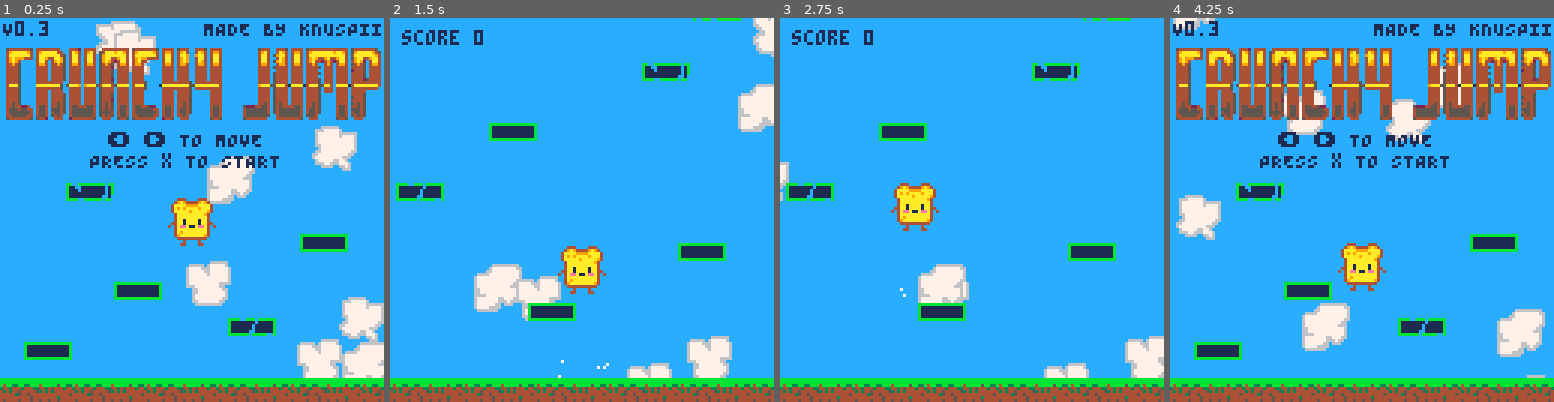
Above: before the commit, frames 1-4 (left to right).
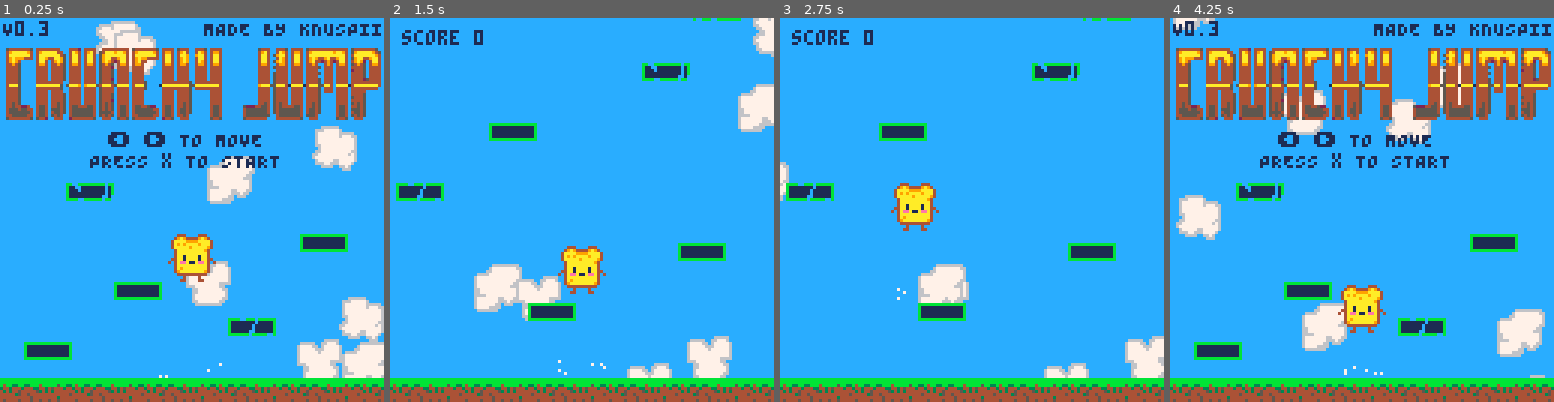
Above: after the commit, the same moments.

Repository: Knuspii/crunchy-jump
Game: PICO-8 cartridge crunchy_jump.p8
Same seed, same stepped clock (60 frames per second), same inputs: the game is played once before the commit and once after it.
Inputs:
- Up to frame 1 (0.25 s): no input
- Up to frame 2 (1.5 s): tap X (X key) at 1.07 s
- Up to frame 3 (2.75 s): hold Left 1.97-2.37 s; tap X (X key) at 2.07, 2.4, 2.73 s
- Up to frame 4 (4.25 s): hold Right 2.87-3.53 s; tap X (X key) every 0.33 s from 3.07 to 4.07 s; hold Right from 4.13 s (still down)

The runs differ from the first frame. In frame 1, 2.3% of the frame differs, in the area x 25-100%, y 1-94%; in frame 2, 0.2%; in frame 3, 0.2%; in frame 4, 2.3%.

Commit message:
Code cleanup
Also changed particles and clouds

Diff:
--- a/crunchy_jump.p8
+++ b/crunchy_jump.p8
@@ -38,81 +38,60 @@
 -- 03 = coin
 -- 04 = platform broken
 
-
 function _init()
-
     mode="menu"
-
     setup_game()
-
-end
-
+end
 
 --------------------------------------------------
 -- SETUP GAME
 --------------------------------------------------
 
 function setup_game()
-
     player={
         x=56,
         y=100,
-
         w=16,
         h=16,
-
         hw=12,
         hh=14,
-
         dx=0,
         dy=0,
         sprite=2
     }
 
-
     gravity=0.25
-
     normal_jump=-5.5
     boost_jump=-8.5
-
     jump=normal_jump
-
     camera_y=0
-
     height_score=0
     coin_score=0
     score=0
-
     game_over=false
-
     platforms={}
     particles={}
     items={}
     clouds={}
 
-
     ------------------------------------------------
     -- CLOUDS
     ------------------------------------------------
 
     setup_clouds()
 
-
     ------------------------------------------------
     -- GAME START GROUND
     ------------------------------------------------
 
     if mode=="game" then
-
         add_platform(
             0,
             120,
             128,
             "ground"
         )
-
-    end
-
+    end
 
     ------------------------------------------------
     -- GAME PLATFORMS
@@ -120,36 +99,22 @@
 
     local y=95
 
-
     for i=1,20 do
-
         local pw=16
         local px=flr(rnd(113))
-
         local type="normal"
 
-
         if rnd(1)<0.25 then
-
             local r=flr(rnd(3))
 
-
             if r==0 then
-
                 type="broken1"
-
             elseif r==1 then
-
                 type="broken2"
-
             else
-
                 type="broken3"
-
             end
-
-        end
-
+        end
 
         add_platform(
             px,
@@ -158,31 +123,23 @@
             type
         )
 
-
         y-=20
-
-    end
-
+    end
 
     ------------------------------------------------
     -- MENU SETUP
     ------------------------------------------------
 
     if mode=="menu" then
-
         setup_menu()
-
-    end
-
-end
-
+    end
+end
 
 --------------------------------------------------
 -- CLOUD SETUP
 --------------------------------------------------
 
 function setup_clouds()
-
     clouds={}
 
     local cloud_sprites={
@@ -193,83 +150,60 @@
     }
 
     for i=1,12 do
-
         add(
             clouds,
             {
                 x=flr(rnd(128)),
-
                 -- position relative to camera
                 offset_y=flr(rnd(220))-60,
-
                 sprite=cloud_sprites[
                     flr(rnd(4))+1
                 ],
-
                 -- horizontal speed
                 dx=0.15+rnd(0.35)
             }
         )
-
-    end
-
-end
-
+    end
+end
 
 --------------------------------------------------
 -- UPDATE CLOUDS
 --------------------------------------------------
 
 function update_clouds()
-
     for cloud in all(clouds) do
-
         ------------------------------------------------
         -- HORIZONTAL MOVEMENT
         ------------------------------------------------
 
         cloud.x+=cloud.dx
 
-
         if cloud.x>128 then
-
             cloud.x=-32
-
-        end
-
+        end
 
         ------------------------------------------------
         -- KEEP CLOUDS AROUND CAMERA
         ------------------------------------------------
 
         if cloud.offset_y>180 then
-
             cloud.offset_y=
                 -60+rnd(40)
-
-        end
-
+        end
 
         if cloud.offset_y<-80 then
-
             cloud.offset_y=
                 140+rnd(60)
-
-        end
-
-    end
-
-end
-
+        end
+    end
+end
 
 --------------------------------------------------
 -- DRAW CLOUDS
 --------------------------------------------------
 
 function draw_clouds()
-
     for cloud in all(clouds) do
-
         spr(
             cloud.sprite,
             cloud.x,
@@ -277,114 +211,78 @@
             2,
             2
         )
-
-    end
-
-end
-
+    end
+end
 
 --------------------------------------------------
 -- START GAME
 --------------------------------------------------
 
 function start_game()
-
     mode="game"
-
     setup_game()
-
-end
-
+end
 
 --------------------------------------------------
 -- PLATFORM
 --------------------------------------------------
 
 function add_platform(x,y,w,type)
-
     local p={
-
         x=x,
         y=y,
-
         w=w,
         h=16,
-
         type=type
-
     }
-
 
     add(
         platforms,
         p
     )
 
-
     ------------------------------------------------
     -- NO ITEMS IN MENU
     ------------------------------------------------
 
     if mode=="menu" then
-
         return
-
-    end
-
+    end
 
     ------------------------------------------------
     -- GROUND
     ------------------------------------------------
 
     if type=="ground" then
-
         return
-
-    end
-
+    end
 
     ------------------------------------------------
     -- ITEM CHANCE
     ------------------------------------------------
 
     if rnd(1)<0.30 then
-
         spawn_item(p)
-
-    end
-
-end
-
+    end
+end
 
 --------------------------------------------------
 -- ITEM
 --------------------------------------------------
 
 function spawn_item(p)
-
     local r=rnd(1)
-
     local type
 
-
     if r<0.15 then
-
         type="spike1"
-
     elseif r<0.30 then
-
         type="spike2"
-
     elseif r<0.65 then
-
         type="coin"
-
     else
-
         type="boost"
-
-    end
-
+    end
 
     ------------------------------------------------
     -- ITEM 8x8
@@ -393,23 +291,15 @@
     local ix=
         p.x+flr(rnd(9))
 
-
     add(items,{
-
         x=ix,
         y=p.y-8,
-
         w=8,
         h=8,
-
         type=type,
-
         platform=p
-
     })
-
-end
-
+end
 
 --------------------------------------------------
 -- PARTICLES
@@ -423,253 +313,160 @@
     col,
     life
 )
-
     add(particles,{
-
         x=x,
         y=y,
-
         dx=dx,
         dy=dy,
-
         col=col,
-
         life=life,
         maxlife=life
-
     })
-
-end
-
+end
 
 function jump_particles(x,y)
-
     for i=1,7 do
-
         local side=1
 
-
         if i%2==0 then
-
             side=-1
-
-        end
-
+        end
 
         add_particle(
-
             x+8+side*flr(rnd(4)),
             y+15,
-
             side*(0.3+rnd(0.8)),
             -0.3-rnd(0.8),
-
             7,
-
             10+flr(rnd(8))
-
-        )
-
-    end
-
-end
-
-
---------------------------------------------------
--- BOOST PARTICLES
---------------------------------------------------
+        )
+    end
+end
 
 function boost_particles(x,y)
-
     for i=1,60 do
-
         local a=rnd(1)*6.28
         local spd=0.5+rnd(2)
 
-
         add_particle(
-
             x+8,
             y+8,
-
             cos(a)*spd,
             sin(a)*spd-1,
-
             10,
-
             15+flr(rnd(15))
-
-        )
-
-    end
-
-end
-
+        )
+    end
+end
 
 function broken_particles(x,y)
-
-    for i=1,14 do
-
+    for i=1,60 do
         add_particle(
-
             x+8+rnd(16)-8,
             y+8+rnd(12)-6,
-
             rnd(2)-1,
             -1-rnd(2),
-
             11,
-
             12+flr(rnd(10))
-
-        )
-
-    end
-
-end
-
+        )
+    end
+end
 
 --------------------------------------------------
 -- PARTICLES UPDATE
 --------------------------------------------------
 
 function update_particles()
-
     for p in all(particles) do
-
         p.x+=p.dx
         p.y+=p.dy
-
         p.dy+=0.12
-
         p.life-=1
 
-
         if p.life<=0 then
-
             del(
                 particles,
                 p
             )
-
-        end
-
-    end
-
-end
-
+        end
+    end
+end
 
 function draw_particles()
-
     for p in all(particles) do
-
         if p.life>p.maxlife*0.5 then
-
             pset(
                 p.x,
                 p.y,
                 p.col
             )
-
         elseif p.life%2==0 then
-
             pset(
                 p.x,
                 p.y,
                 p.col
             )
-
-        end
-
-    end
-
-end
-
+        end
+    end
+end
 
 --------------------------------------------------
 -- UPDATE
 --------------------------------------------------
 
 function _update()
-
     ------------------------------------------------
     -- CLOUDS
     ------------------------------------------------
 
     update_clouds()
 
-
     ------------------------------------------------
     -- MENU
     ------------------------------------------------
 
     if mode=="menu" then
-
         update_menu()
-
         update_particles()
-
         return
-
-    end
-
+    end
 
     ------------------------------------------------
     -- GAME OVER
     ------------------------------------------------
 
     if mode=="gameover" then
-
         update_particles()
 
-
         if btnp(❎) then
-
             mode="menu"
-
             setup_game()
-
-        end
-
+        end
 
         return
-
-    end
-
+    end
 
     ------------------------------------------------
     -- GAME
     ------------------------------------------------
 
     update_player()
-
     update_camera()
-
     update_platforms()
-
     update_items()
-
     update_particles()
 
-
     ------------------------------------------------
     -- FALL OUT OF SCREEN
     ------------------------------------------------
 
     if player.y-camera_y>128-16 then
-
         game_over=true
-
         mode="gameover"
-
         player.sprite=6
-
         sfx(1)
-
         return
-
-    end
-
+    end
 
     ------------------------------------------------
     -- HEIGHT SCORE
@@ -680,135 +477,96 @@
         flr(-camera_y/10)
     )
 
-
     score=
         height_score+
         coin_score
-
-end
-
+end
 
 --------------------------------------------------
 -- MENU UPDATE
 --------------------------------------------------
 
 function update_menu()
-
     ------------------------------------------------
     -- HORIZONTAL MOVEMENT
     ------------------------------------------------
 
     player.dx*=0.82
-
     player.x+=player.dx
 
-
     ------------------------------------------------
     -- SCREEN WRAP
     ------------------------------------------------
 
     if player.x < -player.w then
-
         player.x=128
-
-    end
-
+    end
 
     if player.x > 128 then
-
         player.x=-player.w
-
-    end
-
+    end
 
     ------------------------------------------------
     -- GRAVITY
     ------------------------------------------------
 
     player.dy+=gravity
-
     player.y+=player.dy
 
-
     ------------------------------------------------
     -- SPRITE
     ------------------------------------------------
 
     if player.dy < -0.5 then
-
         player.sprite=0
-
     elseif player.dy > 0.5 then
-
         player.sprite=4
-
     else
-
         player.sprite=2
-
-    end
-
+    end
 
     ------------------------------------------------
     -- NO PLATFORM COLLISION
     ------------------------------------------------
 
     if player.y>104 then
-
         player.y=104
-
         player.dy=normal_jump
-
         player.sprite=2
-
 
         jump_particles(
             player.x,
             player.y
         )
-
-    end
-
+    end
 
     ------------------------------------------------
     -- START
     ------------------------------------------------
 
     if btnp(❎) then
-
         start_game()
-
-    end
-
-end
-
+    end
+end
 
 --------------------------------------------------
 -- PLAYER
 --------------------------------------------------
 
 function update_player()
-
     ------------------------------------------------
     -- MOVEMENT
     ------------------------------------------------
 
     if btn(⬅️) then
-
         player.dx-=0.35
-
-    end
-
+    end
 
     if btn(➡️) then
-
         player.dx+=0.35
-
-    end
-
+    end
 
     player.dx*=0.82
-
 
     player.dx=mid(
         -3,
@@ -816,27 +574,19 @@
         3
     )
 
-
     player.x+=player.dx
 
-
     ------------------------------------------------
     -- SCREEN WRAP
     ------------------------------------------------
 
     if player.x < -player.w then
-
         player.x=128
-
-    end
-
+    end
 
     if player.x > 128 then
-
         player.x=-player.w
-
-    end
-
+    end
 
     ------------------------------------------------
     -- OLD POSITION
@@ -844,34 +594,24 @@
 
     local old_y=player.y
 
-
     ------------------------------------------------
     -- GRAVITY
     ------------------------------------------------
 
     player.dy+=gravity
-
     player.y+=player.dy
 
-
     ------------------------------------------------
     -- SPRITE
     ------------------------------------------------
 
     if player.dy < -0.5 then
-
         player.sprite=0
-
     elseif player.dy > 0.5 then
-
         player.sprite=4
-
     else
-
         player.sprite=2
-
-    end
-
+    end
 
     ------------------------------------------------
     -- HITBOX
@@ -926,109 +657,80 @@
                 or p.type=="broken3" then
 
                     player.dy=jump
-
                     player.sprite=2
-
                     sfx(4)
-
 
                     jump_particles(
                         player.x,
                         player.y
                     )
 
-
                     broken_particles(
                         p.x,
                         p.y
                     )
 
-
                     del(
                         platforms,
                         p
                     )
 
-
                     remove_platform_item(p)
 
                     break
-
                 end
-
 
                 ------------------------------------------------
                 -- NORMAL
                 ------------------------------------------------
 
                 player.dy=jump
-
                 player.sprite=2
-
                 sfx(0)
-
 
                 jump_particles(
                     player.x,
                     player.y
                 )
 
-
                 break
-
             end
-
-        end
-
-    end
-
-end
-
+        end
+    end
+end
 
 --------------------------------------------------
 -- REMOVE ITEM
 --------------------------------------------------
 
 function remove_platform_item(p)
-
     for item in all(items) do
-
         if item.platform==p then
-
             del(
                 items,
                 item
             )
-
-        end
-
-    end
-
-end
-
+        end
+    end
+end
 
 --------------------------------------------------
 -- ITEMS
 --------------------------------------------------
 
 function update_items()
-
     for item in all(items) do
-
         local hx=player.x+2
         local hy=player.y+1
-
 
         local hit_x=
             hx+player.hw>item.x
             and hx<item.x+item.w
 
-
         local hit_y=
             hy+player.hh>item.y
             and hy<item.y+item.h
 
-
         ------------------------------------------------
         -- SPIKES
         ------------------------------------------------
@@ -1078,80 +767,57 @@
         elseif hit_x and hit_y then
 
             if item.type=="coin" then
-
                 coin_score+=10
-
                 sfx(3)
-
             end
 
-
             if item.type=="boost" then
-
                 player.dy=boost_jump
-
                 player.sprite=0
-
                 sfx(2)
-
 
                 boost_particles(
                     player.x,
                     player.y
                 )
 
-
                 jump_particles(
                     player.x,
                     player.y
                 )
-
             end
-
 
             del(
                 items,
                 item
             )
-
-        end
-
-    end
-
-end
-
+        end
+    end
+end
 
 --------------------------------------------------
 -- CAMERA
 --------------------------------------------------
 
 function update_camera()
-
     local target=
         player.y-45
 
-
     if target<camera_y then
-
         camera_y=target
-
-    end
-
-end
-
+    end
+end
 
 --------------------------------------------------
 -- PLATFORM UPDATE
 --------------------------------------------------
 
 function update_platforms()
-
     ------------------------------------------------
     -- REMOVE OLD
     ------------------------------------------------
 
     for p in all(platforms) do
-
         if p.type!="ground"
         and p.y-camera_y>140 then
 
@@ -1161,11 +827,8 @@
                 platforms,
                 p
             )
-
-        end
-
-    end
-
+        end
+    end
 
     ------------------------------------------------
     -- HIGHEST
@@ -1173,55 +836,34 @@
 
     local highest=9999
 
-
     for p in all(platforms) do
-
         if p.y<highest then
-
             highest=p.y
-
-        end
-
-    end
-
+        end
+    end
 
     ------------------------------------------------
     -- GENERATE
     ------------------------------------------------
 
     while highest>camera_y-40 do
-
         highest-=20
 
-
         local pw=16
-
         local px=flr(rnd(113))
-
         local type="normal"
 
-
         if rnd(1)<0.25 then
-
             local r=flr(rnd(3))
 
-
             if r==0 then
-
                 type="broken1"
-
             elseif r==1 then
-
                 type="broken2"
-
             else
-
                 type="broken3"
-
             end
-
-        end
-
+        end
 
         add_platform(
             px,
@@ -1229,18 +871,14 @@
             pw,
             type
         )
-
-    end
-
-end
-
+    end
+end
 
 --------------------------------------------------
 -- DRAW PLAYER
 --------------------------------------------------
 
 function draw_player()
-
     spr(
         player.sprite,
         player.x,
@@ -1248,18 +886,14 @@
         2,
         2
     )
-
-end
-
+end
 
 --------------------------------------------------
 -- DRAW PLATFORM
 --------------------------------------------------
 
 function draw_platform(p)
-
     if p.type=="normal" then
-
         spr(
             96,
             p.x,
@@ -1300,20 +925,15 @@
             2,
             2
         )
-
-    end
-
-end
-
+    end
+end
 
 --------------------------------------------------
 -- DRAW GROUND
 --------------------------------------------------
 
 function draw_ground()
-
     for x=0,120,8 do
-
         local tile=64+(flr(x/8)%3)
 
         spr(
@@ -1333,20 +952,15 @@
         135,
         4
     )
-
-end
-
+end
 
 --------------------------------------------------
 -- DRAW ITEMS
 --------------------------------------------------
 
 function draw_items()
-
     for item in all(items) do
-
         if item.type=="spike1" then
-
             spr(
                 128,
                 item.x,
@@ -1387,20 +992,15 @@
                 1,
                 1
             )
-
-        end
-
-    end
-
-end
-
+        end
+    end
+end
 
 --------------------------------------------------
 -- MENU PLATFORMS
 --------------------------------------------------
 
 function setup_menu()
-
     platforms={}
     items={}
     camera_y=0
@@ -1450,13 +1050,10 @@
     )
 
     player.x=56
-    player.y=95
-
+    player.y=140
     player.dx=0
     player.dy=normal_jump
-
-end
-
+end
 
 --------------------------------------------------
 -- MENU
@@ -1466,9 +1063,9 @@
     -- TITLE SCREEN
     sspr(
         0, 96,    -- Quelle X Y
-        128, 128, -- Quelle Breite Hれへhe
+        128, 128, -- Quelle Breite Hoehe
         1, 8,     -- Ziel X Y
-        128, 128  -- Ziel Breite Hれへhe
+        128, 128  -- Ziel Breite Hoehe
     )
 
     -- GAME VERSION
@@ -1493,25 +1090,20 @@
         1
     )
 
-
     print(
         "⬅️ ➡️ TO MOVE",
         36,
         38,
         1
     )
-
-end
-
+end
 
 --------------------------------------------------
 -- DRAW
 --------------------------------------------------
 
 function _draw()
-
     cls(12)
-
 
     ------------------------------------------------
     -- WORLD CAMERA
@@ -1522,43 +1114,31 @@
         camera_y
     )
 
-
     ------------------------------------------------
     -- CLOUDS
     ------------------------------------------------
 
     draw_clouds()
 
-
     ------------------------------------------------
     -- PLATFORMS
     ------------------------------------------------
 
     for p in all(platforms) do
-
         if p.type=="ground" then
-
             draw_ground()
-
         else
-
             draw_platform(p)
-
-        end
-
-    end
-
+        end
+    end
 
     ------------------------------------------------
     -- ITEMS
     ------------------------------------------------
 
     if mode!="menu" then
-
         draw_items()
-
-    end
-
+    end
 
     ------------------------------------------------
     -- PARTICLES
@@ -1566,54 +1146,44 @@
 
     draw_particles()
 
-
     ------------------------------------------------
     -- PLAYER
     ------------------------------------------------
 
     draw_player()
 
-
     ------------------------------------------------
     -- RESET CAMERA
     ------------------------------------------------
 
     camera()
 
-
     ------------------------------------------------
     -- MENU
     ------------------------------------------------
 
     if mode=="menu" then
-
         draw_menu()
-
-    end
-
+    end
 
     ------------------------------------------------
     -- SCORE
     ------------------------------------------------
 
     if mode=="game" then
-
         print(
             "score "..score,
             4,
             4,
             1
         )
-
-    end
-
+    end
 
     ------------------------------------------------
     -- GAME OVER
     ------------------------------------------------
 
     if mode=="gameover" then
-
         rectfill(
             20,
             48,
@@ -1638,16 +1206,13 @@
             7
         )
 
-
         print(
             "PRESS: x TO RESTART",
             27,
             71,
             7
         )
-
-    end
-
+    end
 end
 __gfx__
 00044400004440000004440000444000000444000044400000044400004440000000000000000000000000000000000000000000000000000000000000000000
@@ -1699,19 +1264,19 @@
 00000000000000000000000000000000000000000000000000000000000000000000000000000000000000000000000000000000000000000000000000000000
 00000000000000000000000000000000000000000000000000000000000000000000000000000000000000000000000000000000000000000000000000000000
 bbbbbbbbbbbbbbbbbbbb00bbb0bbbbbbbbb00bbbbbbb000bbb00bbbbbbbbb0bb0000000000000000000000000000000000000066666666600000000000000000
-b11111111111111bb11111111011111bb11100111111111bb11001111111101b0000066666666000000000006666660000000677777777660000666666000000
-b11111111111111bb11111110111111bb11110111111111bb11101111111101b6666667777777600066666067777760000006677777777760066677777600000
-b11111111111111bb11111110111111bb11110011111111bb11111111111101b6777767777777660677776667777776006666777777777760067777777666666
-b11111111111111bb11111100111111bb11111011111111bb1111111111100106777777777777760677777667777776067777777777777760067777777677776
+b11111111111111bb11111111011111bb11100111111111bb11001111111101b0000066666666000000000000666660000000677777777660000666666000000
+b11111111111111bb11111110111111bb11110111111111bb11101111111101b0666667777777600066666006677760000006677777777760066677777600000
+b11111111111111bb11111110111111bb11110011111111bb11111111111101b6677767777777660677776606777776006666777777777760067777777666660
+b11111111111111bb11111100111111bb11111011111111bb1111111111100106777777777777760677777666777776067777777777777760067777777677766
 bbbbbbbbbbbbbbbbbbbbbbb0bbbbb00bb00bbb00bbbbbbbbbbbb00bbbbbb0bb06677777777777760677777767777776067777777777777660067777777777776
 00000000000000000000000000000000000000000000000000000000000000000667777777777760677777777777776067777777777776600067777777777776
 00000000000000000000000000000000000000000000000000000000000000000066777777777660677777777777776067777777777766600066777777777776
 00000000000000000000000000000000000000000000000000000000000000000666777777777766677777777776666066777777777777600006777777777776
 00000000000000000000000000000000000000000000000000000000000000006677777777777776666777777776600066777777777777600066777777777766
-00000000000000000000000000000000000000000000000000000000000000006777777777777776006677777777660066667777777777600667777777777660
-00000000000000000000000000000000000000000000000000000000000000006677777777777776006677777777760067777777667776600677777777766600
-00000000000000000000000000000000000000000000000000000000000000000677777777777776006777777777760067777777666766000067777766776000
-00000000000000000000000000000000000000000000000000000000000000000667777777776666006777777777660067777776606660000066677666777600
+00000000000000000000000000000000000000000000000000000000000000006777777777777776006677777777660066667777777777600667777777777676
+00000000000000000000000000000000000000000000000000000000000000006677777777777776006677777777760067777777667776600677777777777776
+00000000000000000000000000000000000000000000000000000000000000000677777777777776006777777777760067777777666766000067777766777776
+00000000000000000000000000000000000000000000000000000000000000000667777777776666006777777777660067777776606660000066677666777760
 00000000000000000000000000000000000000000000000000000000000000000066666777766000006677777776600067777666600000000000666600667600
 00000000000000000000000000000000000000000000000000000000000000000000006666660000000666666666000006666666000000000000000000066600
 00000000000000000000000000000000000440000000000000000000000000000000000000000000000000000000000000000000000000000000000000000000
Not shown, changed: crunchy_jump.js
Not shown, changed: index.html
